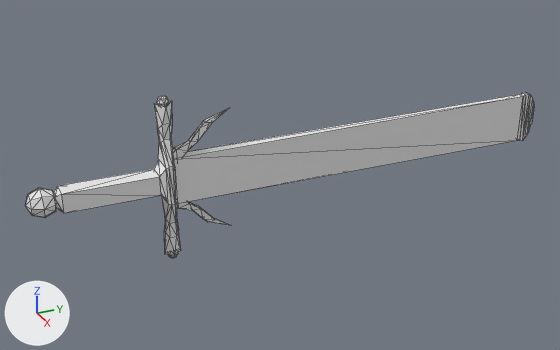
Two versions of the OBJ model Project/Application/Resources/Model/Weapon/Sword/Sword.obj, one commit apart.
Before and after are seen from a 50 mm camera at (9.21, -1.81, 4.37) aimed at (-0.08, 2.37, -0.27). The lights are fixed; the arrows at lower left show +X, +Y and +Z. Mesh edges are drawn as thin lines. Where no turn or scale is listed for an object, it has been applied to the vertices.

Script lines for the objects in view, before the commit:
```python
me_立方体_003 = bpy.data.meshes.new('立方体.003')
me_立方体_003.from_pydata(...)  # 224 vertices, 420 faces; spans x -0.2..0.2, y -1.15..6.86, z -1.19..1.19
me_立方体_003.materials.append(mat_none)  # white #e7e7e7
ob_立方体_003 = bpy.data.objects.new('立方体.003', me_立方体_003)
ob_立方体_003.location = (0.0, 0.0, 0.0)
```
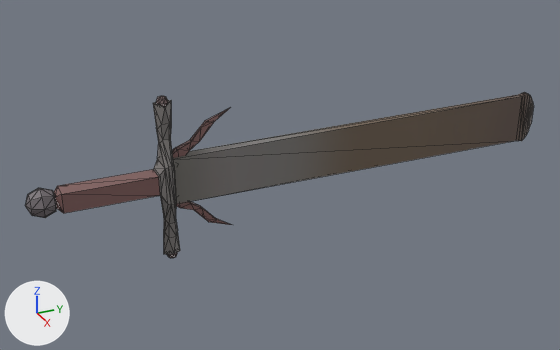
Where the change shows, as pixel boxes [x1, y1, x2, y2] in the pictures (560 x 350 px; the box of a moved part takes in the faces that stretch with it):
```json
{"part": 1, "of": "me_立方体_003", "change": "moved or reshaped", "before": [174, 92, 534, 204], "after": [173, 92, 534, 204]}
{"part": 2, "of": "me_立方体_003", "change": "moved or reshaped", "before": [168, 253, 178, 258], "after": [167, 252, 178, 258]}
{"part": 3, "of": "me_立方体_003", "change": "moved or reshaped", "before": [157, 96, 169, 107], "after": [156, 96, 168, 107]}
{"part": 4, "of": "me_立方体_003", "change": "moved or reshaped", "before": [173, 108, 229, 158], "after": [172, 108, 230, 158]}
{"part": 5, "of": "me_立方体_003", "change": "moved or reshaped", "before": [177, 202, 229, 225], "after": [176, 201, 231, 225]}
{"part": 6, "of": "me_立方体_003", "change": "added", "after": [153, 100, 180, 254]}
{"part": 7, "of": "me_立方体_003", "change": "cut back", "before": [58, 100, 181, 254], "after": [58, 169, 160, 213]}
{"part": 8, "of": "me_立方体_003", "change": "recoloured", "before": [25, 186, 63, 218], "after": [25, 186, 63, 218]}
```

The change, as JSON lines over the scene's bpy script:
```json
{"op": "add", "block": "img_sword_png", "code": ["img_sword_png = load_image('Sword.png', 'Sword.png', 1024, 1024, 'sRGB')"]}
{"op": "add", "block": "mat_material", "code": ["mat_material = principled_material('Material')", "mat_material.texture = img_sword_png"]}
{"block": "me_立方体_003", "where": "# used by ob_立方体_003; location = (0.0, 0.0, 0.0)"}
{"op": "remove", "block": "me_立方体_003", "code": "me_立方体_003.from_pydata(...)  # 224 vertices, 420 faces; spans x -0.2..0.2, y -1.15..6.86, z -1.19..1.19"}
{"op": "add", "block": "me_立方体_003", "code": "me_立方体_003.from_pydata(...)  # 228 vertices, 424 faces; spans x -0.2..0.2, y -1.15..6.84, z -1.19..1.19"}
{"block": "me_立方体_003", "change": "me_立方体_003 part 1: the loose piece of 30 vertices spanning x -0.08..0.08, y 0.71..6.86, z -0.41..0.4 is moved by (0.0, -0.02, 0.0), in mat_material (picture img_sword_png)"}
{"block": "me_立方体_003", "change": "me_立方体_003 part 2: the loose piece of 26 vertices spanning x -0.08..0.08, y 0.61..0.78, z -1.19..-1.03 is moved by (0.0, -0.01, 0.0), in mat_material (picture img_sword_png)"}
{"block": "me_立方体_003", "change": "me_立方体_003 part 3: the loose piece of 26 vertices spanning x -0.08..0.08, y 0.61..0.78, z 1.02..1.19 is moved by (0.0, -0.01, 0.0), in mat_material (picture img_sword_png)"}
{"block": "me_立方体_003", "change": "me_立方体_003 part 4: the loose piece of 23 vertices spanning x -0.05..0.05, y 0.64..1.59, z 0.11..0.89 is moved by (0.0, 0.02, 0.0), in mat_material (picture img_sword_png)"}
{"block": "me_立方体_003", "change": "me_立方体_003 part 5: the loose piece of 23 vertices spanning x -0.05..0.05, y 0.62..1.58, z -0.88..-0.1 is moved by (0.0, 0.02, 0.0), in mat_material (picture img_sword_png)"}
{"block": "me_立方体_003", "change": "me_立方体_003 part 6: a new loose piece of 62 vertices spanning x -0.19..0.19, y 0.54..0.8, z -1.11..1.11, in mat_material (picture img_sword_png)"}
{"block": "me_立方体_003", "change": "me_立方体_003 part 7"}
{"block": "me_立方体_003", "change": "62 vertices are removed from x -0.19..0.19, y 0.55..0.81, z -1.11..1.11"}
{"block": "me_立方体_003", "change": "128 faces are deleted"}
{"block": "me_立方体_003", "change": "4 vertices are added at (-0.14, 0.56, -0.14), (0.13, 0.56, -0.14), (0.13, 0.56, 0.13), (-0.14, 0.56, 0.13)"}
{"block": "me_立方体_003", "change": "12 new faces join them"}
{"block": "me_立方体_003", "change": "me_立方体_003 part 8: 56 faces spanning x -0.2..0.2, y -1.15..-0.72, z -0.21..0.2 switch from mat_none (white #e7e7e7) to mat_material (picture img_sword_png)"}
```
